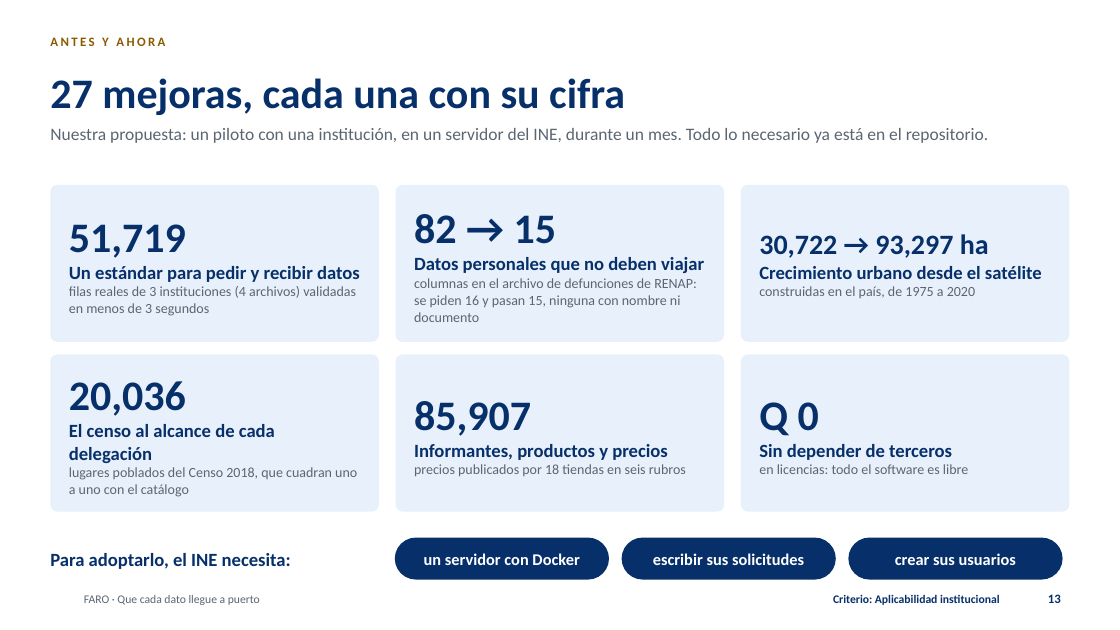
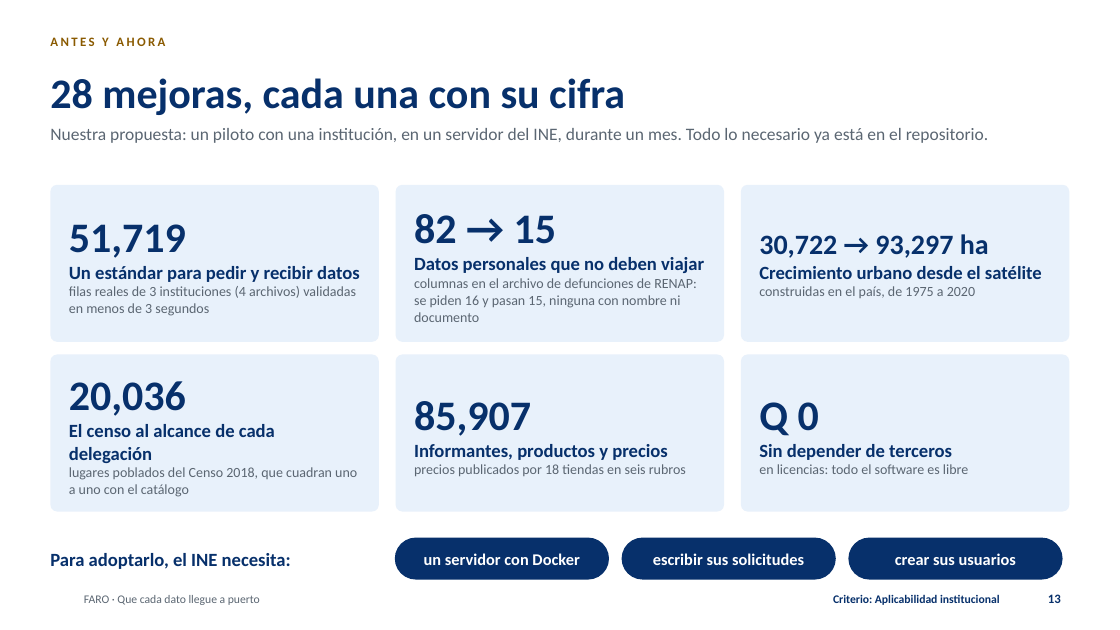
Before and after one commit to tono88/faro-ine-2026, a slide deck: slide 13 of entregables/FARO-presentacion.pptx. Drawn at 1120x630 pixels with LibreOffice and Linux fonts; fonts in the diff are those of the drawing; background and template pictures are left out. Boxes give left, top, right and bottom in pixels: in the first picture for what was removed or moved away, otherwise in the second. Text is boxed around its words. In the diff, an @@ line names an element or a change of style, - is before the commit and + after.

```diff
--- a/entregables/FARO-presentacion.pptx
+++ b/entregables/FARO-presentacion.pptx
@@ title at bbox=[50, 78, 625, 115]: text changed @@
-27 mejoras, cada una con su cifra
+28 mejoras, cada una con su cifra
```
Also in this commit, not shown: 4 other slides changed, 6 other files.
